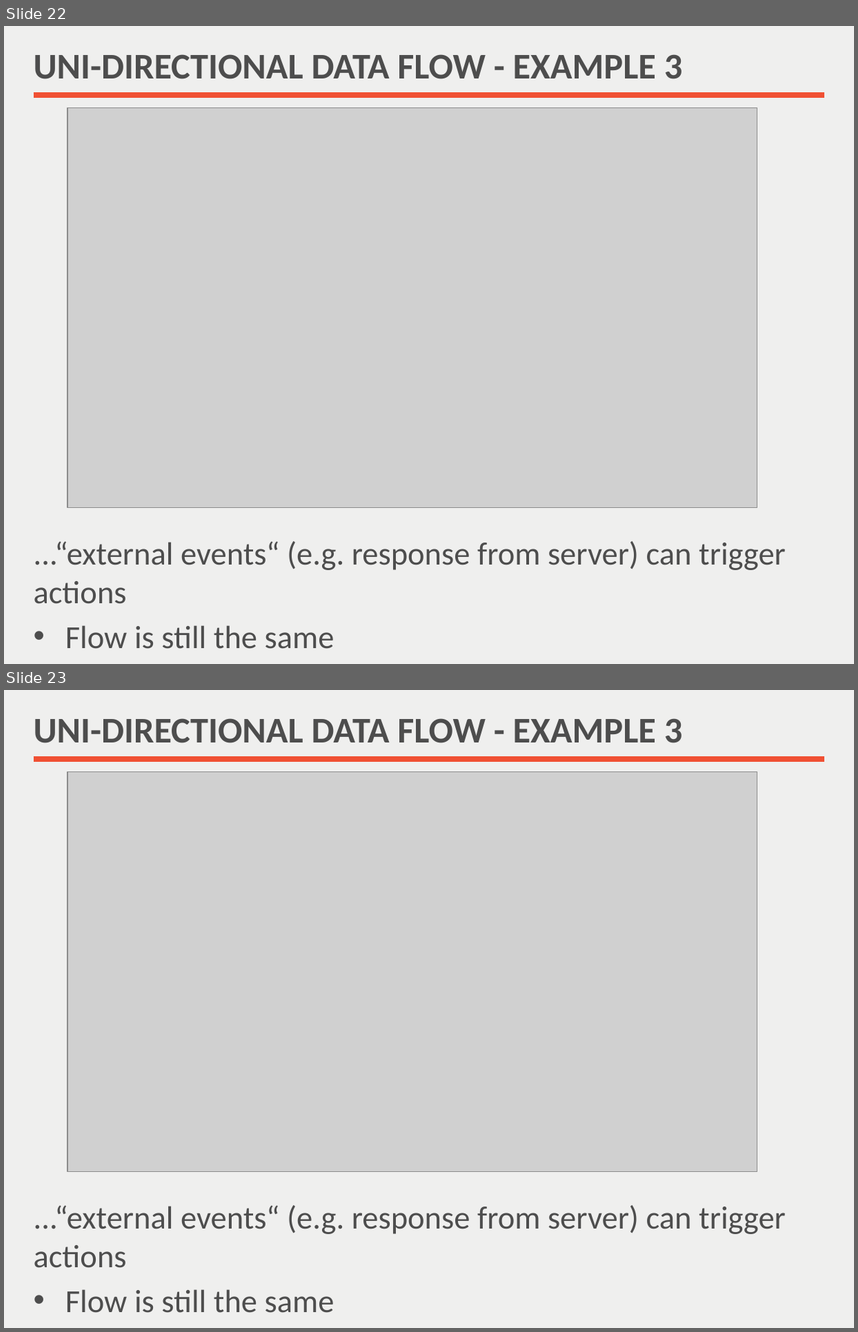
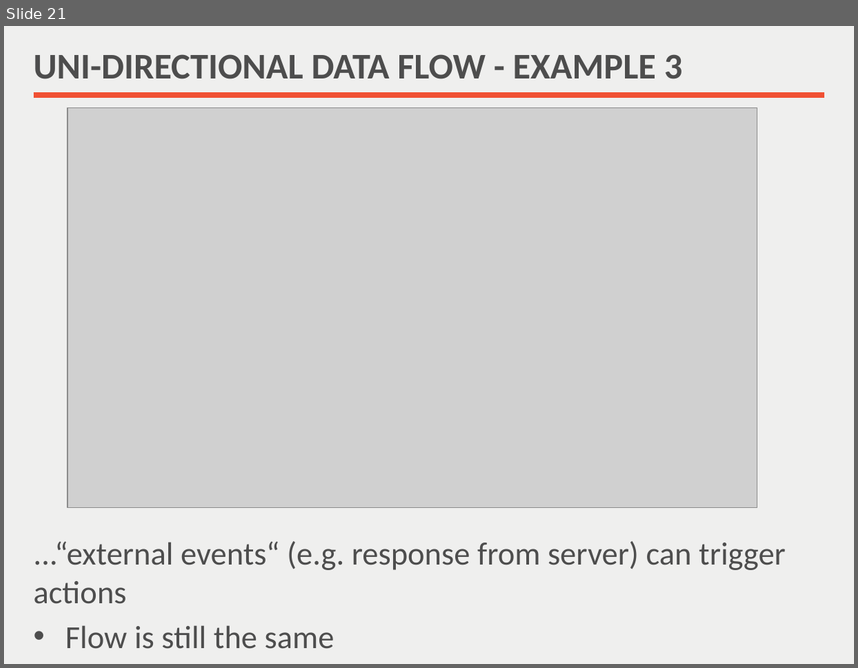
Before and after one commit to nilshartmann/react-meetup-flux, a slide deck: Flux Introduction.pptx. Shown one above the other, each under a label of ours: slides 22 and 23 before the commit, slide 21 after it. The pictures are 858x1332 and 858x668 pixels, drawn with LibreOffice and Linux fonts; fonts in the diff are those of the drawing; grey boxes stand for pictures. Boxes give left, top, right and bottom in pixels: in the first picture for what was removed or moved away, otherwise in the second. Text is boxed around its words. In the diff, an @@ line names an element or a change of style, - is before the commit and + after.

```diff
--- a/Flux Introduction.pptx
+++ b/Flux Introduction.pptx
@@ slide 23 removed at (x1=4, y1=690, x2=854, y2=1328), background #EFEFEE; not listed: 1 template element that a slide beside it also shows @@
@@ title removed at (x1=34, y1=718, x2=683, y2=743) @@
-UNI-DIRECTIONAL DATA FLOW - EXAMPLE 3
@@ picture removed at (x1=67, y1=771, x2=757, y2=1171) @@
@@ text removed at (x1=34, y1=1205, x2=786, y2=1312) @@
-...“external events“ (e.g. response from server) can trigger actions
-• Flow is still the same
@@ what was slide 22 is now slide 21 @@
```
Also in this commit, not shown: 2 slides changed, 1 other slide removed, 1 other file.
